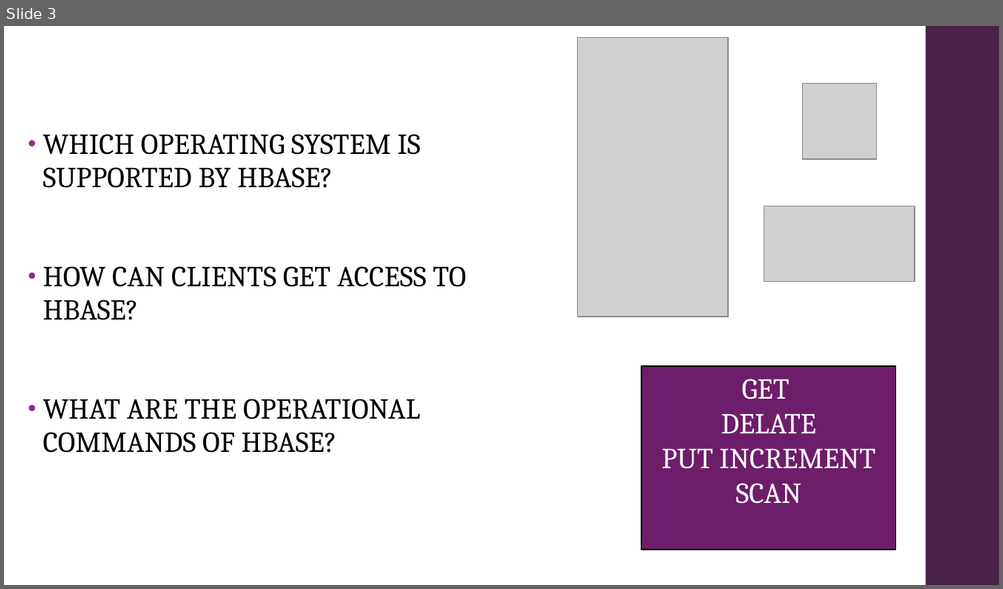
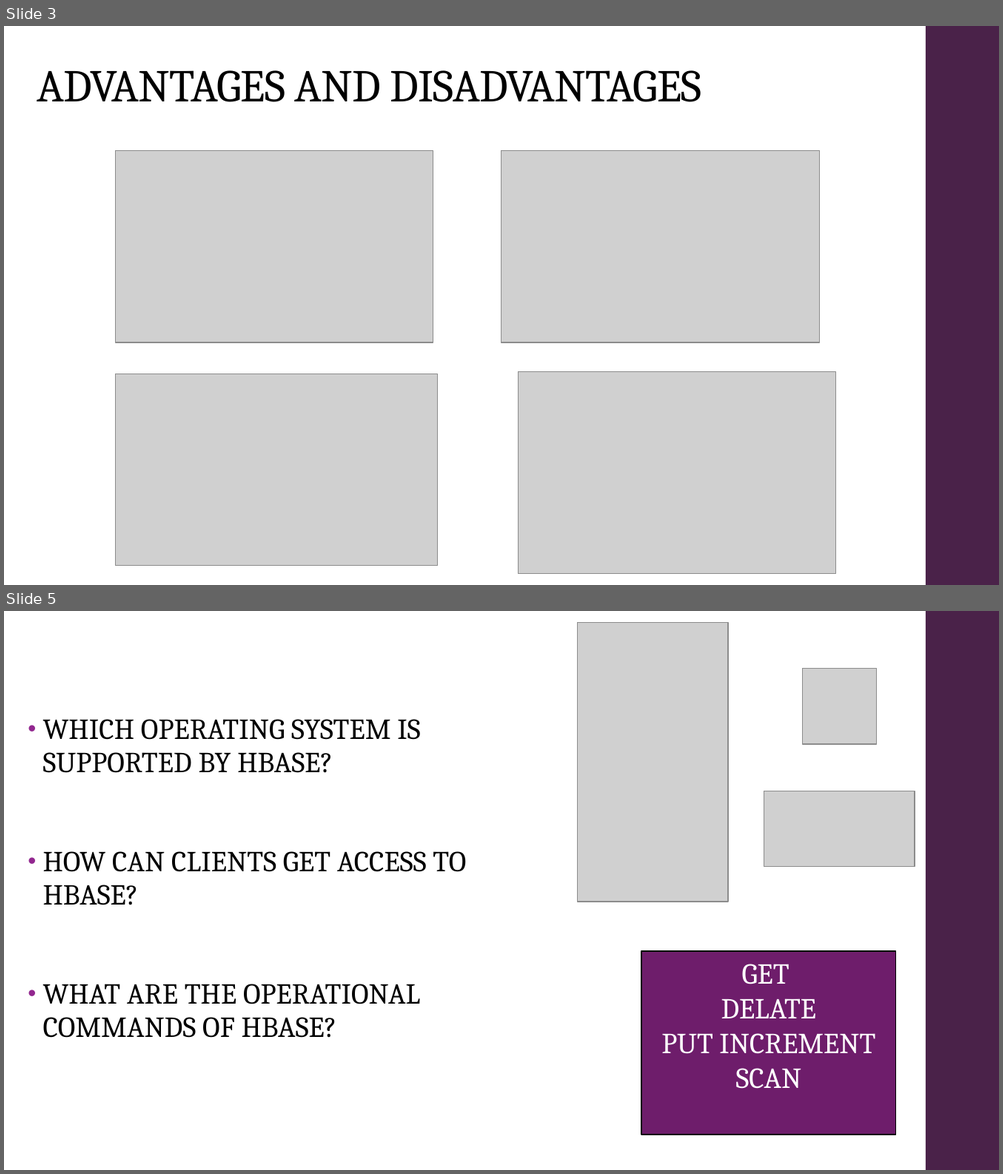
Before and after one commit to cruzdany/MongoDB_Tutorial, a slide deck: APACHE_HBASE.pptx. Shown one above the other, each under a label of ours: slide 3 before the commit, slides 3 and 5 after it; the slides between them are not shown. The pictures are 1003x589 and 1003x1174 pixels, drawn with LibreOffice and Linux fonts; fonts in the diff are those of the drawing; grey boxes stand for pictures. Boxes give left, top, right and bottom in pixels: in the first picture for what was removed or moved away, otherwise in the second. Text is boxed around its words. In the diff, an @@ line names an element or a change of style, - is before the commit and + after.

Commit message:
Presentation

```diff
--- a/APACHE_HBASE.pptx
+++ b/APACHE_HBASE.pptx
@@ slide 3 added at bbox=[4, 26, 999, 585], background #FFFFFF; not listed: 1 template element that a slide beside it also shows @@
@@ title added at bbox=[37, 70, 701, 102], 44 pt, text #000000 @@
+ADVANTAGES AND DISADVANTAGES
@@ picture added at bbox=[115, 151, 433, 343] @@
@@ picture added at bbox=[502, 151, 819, 343] @@
@@ picture added at bbox=[115, 375, 438, 566] @@
@@ picture added at bbox=[518, 372, 836, 574] @@
@@ what was slide 3 is now slide 5 @@
```
Also in this commit, not shown: 1 other slide added.
